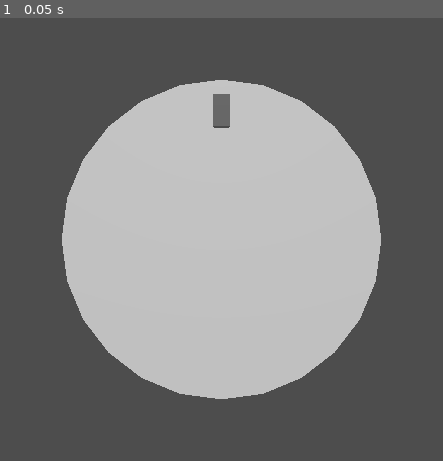
Above: before the commit, frame 1.
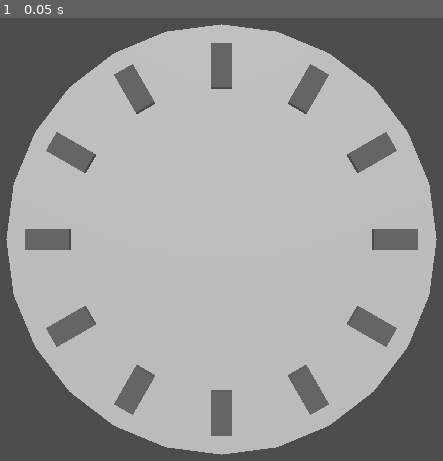
Above: after the commit, the same moment.

Repository: lcrol77/godot-coding-challenges
Game: Godot game, scene res://clock_view.tscn
Same seed, same stepped clock (60 frames per second), same inputs: the game is played once before the commit and once after it.
Inputs:
- Up to frame 1 (0.05 s): no input

The runs differ from the first frame. In frame 1, 29% of the frame differs, in the area x 1-99%, y 1-99%.

Commit message:
added hours tic marks

Diff:
--- a/catlike_coding_3d_clock/clock.tscn
+++ b/catlike_coding_3d_clock/clock.tscn
@@ -9,6 +9,50 @@
 
 [node name="Face" type="Node" parent="."]
 
-[node name="CSGBox3D" type="CSGBox3D" parent="Face"]
-transform = Transform3D(0.5, 0, 0, 0, 1, 0, 0, 0, 0.1, 0, 4, -0.25)
+[node name="12" type="CSGBox3D" parent="Face"]
+transform = Transform3D(0.5, 0, 0, 0, 1, 0, 0, 0, 0.1, 0, 4, 0.25)
 material = SubResource("StandardMaterial3D_5rrw5")
+
+[node name="1" type="CSGBox3D" parent="Face"]
+transform = Transform3D(0.433013, -0.5, 0, 0.25, 0.866025, 0, 0, 0, 0.1, -2, 3.464, 0.25)
+material = SubResource("StandardMaterial3D_5rrw5")
+
+[node name="2" type="CSGBox3D" parent="Face"]
+transform = Transform3D(0.25, -0.866025, 0, 0.433013, 0.5, 0, 0, 0, 0.1, -3.464, 2, 0.25)
+material = SubResource("StandardMaterial3D_5rrw5")
+
+[node name="3" type="CSGBox3D" parent="Face"]
+transform = Transform3D(-2.18557e-08, -1, 0, 0.5, -4.37114e-08, 0, 0, 0, 0.1, -4, 0, 0.25)
+material = SubResource("StandardMaterial3D_5rrw5")
+
+[node name="6" type="CSGBox3D" parent="Face"]
+transform = Transform3D(0.5, 0, 0, 0, 1, 0, 0, 0, 0.1, 0, -4, 0.25)
+material = SubResource("StandardMaterial3D_5rrw5")
+
+[node name="7" type="CSGBox3D" parent="Face"]
+transform = Transform3D(0.433013, -0.5, 0, 0.25, 0.866025, 0, 0, 0, 0.1, 2, -3.464, 0.25)
+material = SubResource("StandardMaterial3D_5rrw5")
+
+[node name="8" type="CSGBox3D" parent="Face"]
+transform = Transform3D(0.25, -0.866025, 0, 0.433013, 0.5, 0, 0, 0, 0.1, 3.464, -2, 0.25)
+material = SubResource("StandardMaterial3D_5rrw5")
+
+[node name="9" type="CSGBox3D" parent="Face"]
+transform = Transform3D(-2.18557e-08, -1, 0, 0.5, -4.37114e-08, 0, 0, 0, 0.1, 4, 0, 0.25)
+material = SubResource("StandardMaterial3D_5rrw5")
+
+[node name="10" type="CSGBox3D" parent="Face"]
+transform = Transform3D(-0.25, -0.866025, 0, 0.433013, -0.5, 0, 0, 0, 0.1, 3.464, 2, 0.25)
+material = SubResource("StandardMaterial3D_5rrw5")
+
+[node name="11" type="CSGBox3D" parent="Face"]
+transform = Transform3D(-0.433013, -0.5, 0, 0.25, -0.866025, 0, 0, 0, 0.1, 2, 3.464, 0.25)
+material = SubResource("StandardMaterial3D_5rrw5")
+
+[node name="4" type="CSGBox3D" parent="Face"]
+transform = Transform3D(-0.25, -0.866025, 0, 0.433013, -0.5, 0, 0, 0, 0.1, -3.464, -2, 0.25)
+material = SubResource("StandardMaterial3D_5rrw5")
+
+[node name="5" type="CSGBox3D" parent="Face"]
+transform = Transform3D(-0.433013, -0.5, 0, 0.25, -0.866025, 0, 0, 0, 0.1, -2, -3.464, 0.25)
+material = SubResource("StandardMaterial3D_5rrw5")
--- a/catlike_coding_3d_clock/clock_view.tscn
+++ b/catlike_coding_3d_clock/clock_view.tscn
@@ -9,16 +9,14 @@
 [node name="ClockView" type="Node3D"]
 
 [node name="CSGCylinder3D" parent="." instance=ExtResource("1_r0u74")]
-transform = Transform3D(10, 0, 0, 0, -8.74228e-09, -10, 0, 0.2, -4.37114e-07, 0, 0, 0)
 
 [node name="CSGCylinder3D2" parent="." instance=ExtResource("1_r0u74")]
-transform = Transform3D(10, 0, 0, 0, -8.74228e-09, -10, 0, 0.2, -4.37114e-07, 0, 0, 0)
 
 [node name="Camera3D" type="Camera3D" parent="."]
-transform = Transform3D(-1, 0, -8.74228e-08, 0, 1, 0, 8.74228e-08, 0, -1, 0, 0, -9.35162)
+transform = Transform3D(1, 0, 0, 0, 1, 0, 0, 0, 1, 0, 0, 7)
 
 [node name="WorldEnvironment" type="WorldEnvironment" parent="."]
 environment = SubResource("Environment_pant1")
 
 [node name="DirectionalLight3D" type="DirectionalLight3D" parent="WorldEnvironment"]
-transform = Transform3D(1, 0, 0, 0, -0.909563, 0.415567, 0, -0.415567, -0.909563, 0.138873, 8.3996, -9.74726)
+transform = Transform3D(1, 0, 0, 0, 0.822104, 0.569337, 0, -0.569337, 0.822104, 0.138873, 8.3996, 13.2852)
